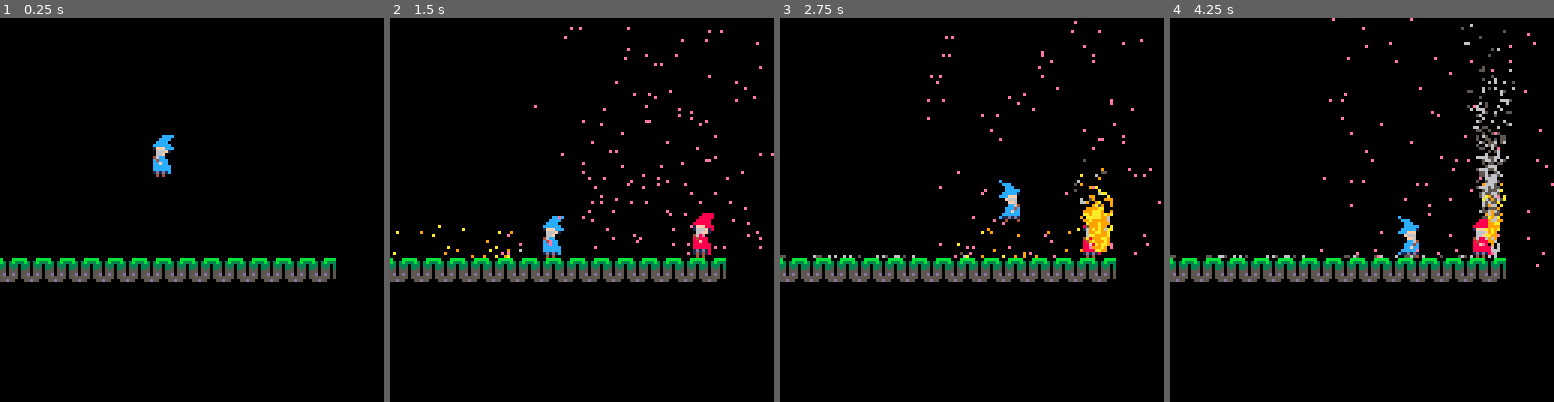
Above: before the commit, frames 1-4 (left to right).
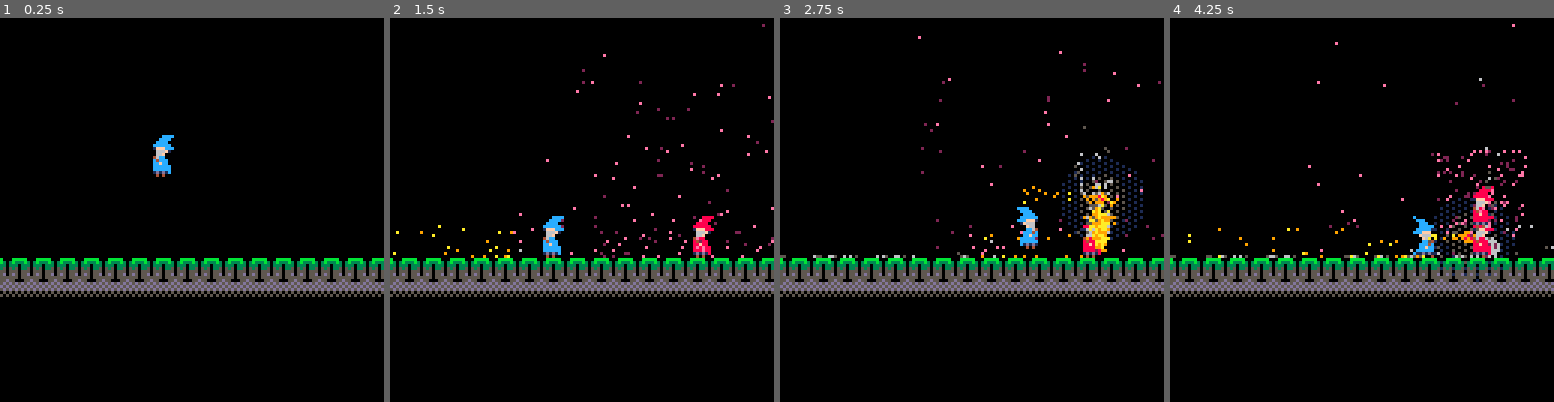
Above: after the commit, the same moments.

Repository: CalebHicks1/pico-8
Game: PICO-8 cartridge wizard.p8
The game is run twice, just before and just after one commit, with the same random seed, the same clock (stepped at 60 frames per second) and the same inputs.
Inputs:
- Up to frame 1 (0.25 s): no input
- Up to frame 2 (1.5 s): tap X (X key) at 0.33, 1.07 s; tap O (Z key) at 0.7 s
- Up to frame 3 (2.75 s): hold Right 1.6-2.1 s; tap O (Z key) at 1.7, 2.1, 2.5 s; tap X (X key) at 1.85 s; hold Up 2.15-2.42 s; hold Right from 2.47 s (still down)
- Up to frame 4 (4.25 s): tap O (Z key) every 0.4 s from 2.9 to 4.1 s; tap X (X key) at 2.97, 4.08 s; release Right at 3.03 s; hold Left 3.08-3.58 s; hold Down 3.63-3.97 s; hold Right from 4.02 s (still down)

The runs differ from the first frame. In frame 1, 3.7% of the frame differs, in the area x 0-100%, y 62-73%; in frame 2, 5.3%; in frame 3, 7.1%; in frame 4, 8.1%, in the area x 0-100%, y 0-73%.

Commit message:
teleport particles

Diff:
--- a/wizard.p8
+++ b/wizard.p8
@@ -77,10 +77,12 @@
 			friction=0.9-rnd(0.9)
 	}
 	elseif kind=="teleport" then
+		col=14
+		if (rnd(2) > 1) col=2
 		k = {
 			dx=-4+rnd(8),
 			dy=-4+rnd(8),
-			col=14, --random orange or yellow
+			col=col, --random orange or yellow
 			ttl=20+rnd(25),
 			grav=0,
 			col2=5+rnd(2),
@@ -108,9 +110,9 @@
 	end --end for
 	-- new wizard
 	if btnp(5) then
-		new_wiz = wizard(100,40,false)
+		new_wiz = wizard(100,50,false)
 		add(wizards,new_wiz)
-		spawn_particles(100,"teleport",100,40)
+		spawn_particles(100,"teleport",104,58)
 	end -- end if
 end
 
@@ -135,7 +137,7 @@
 		wizard_death(p)
 	end
 	if check_status(p, "burning") then
-		spawn_particles(p.burning, "fire", p.x+p.w/2,p.y+p.h-2)
+		spawn_particles(p.burning/2, "fire", p.x+p.w/2,p.y+p.h)
 	end
 	-- countdown to prevent spamming spell
 	if (p.cooldown > 0) p.cooldown-=1
@@ -376,25 +378,25 @@
 00000000000f660000f6660000000000000000000000000000cccc00000000000000000000000000000000000000000000000000000000000000000000000000
 00000000000cc640000ff60000000000000000000000000000ccccc000666000000000000000000000000000000000000000000000000000b000bbbb00000000
 0000000000ccc4c0000cc640000000000000000000000000ccccccc006766600000000000000000000000000000000000000000000000000b303b33300000000
-0000000000ccfcc000ccc4c0000000000000000000000000066676cc676060600000000000000000000000000000000000000000000000003333333300000000
-000000000cccccc000ccfcc000000000000000000000000060606760666060600000000000000000000000000000000000000000000000003555353500000000
+0000000000ccfcc000ccc4c0000000000000000000000000066676cc676262600000000000000000000000000000000000000000000000003333333300000000
+000000000cccccc000ccfcc000000000000000000000000060606760666262600000000000000000000000000000000000000000000000003555353500000000
 000000000cccccc00cccccc000000000000000000000000060606660066666600000000000000000000000000000000000000000000000005555555500000000
 000000000c1d1d10c11d1d1000000000000000000000000066666600055666000000000000000000000000000000000000000000000000005d05d55500000000
 00000000000404000040004000000000000000000000000006665500000606000000000000000000000000000000000000000000000000005055550500000000
 00000000000000000000000000000000000000000000000006060000000000000000000000000000000000000000000000000000000000000000000000000000
-00000000000000000000000000000000000000000000000000000000000000000000000000000000000000000000000000000000bbbbbb00b000bbbbbbb2020b
-000000000000000000000000000000000000000000000000000000000000000000000000000000000000000000000000000000003bb3bbb0b303b333333b2033
-0000000090909990000099900000000000000000000000000000000000000000000000000000000000000000000000000000000033333b3333033303023b0233
-000000000909998900999899000000000000000000000000000000000000000000000000000000000000000000000000000000005335333035053503203b2033
-00000000009998890909898900000000000000000000000000000000000000000000000000000000000000000000000000000000555d530055055505023b0233
-000000009000999000009990000000000000000000000000000000000000000000000000000000000000000000000000000000005d5550005d05d50520332033
-00000000000000000000000000000000000000000000000000000000000000000000000000000000000000000000000000000000550000005555550502333333
-000000000000000000000000000000000000000000000000000000000000000000000000000000000000000000000000000000000000000055d5500020233330
-00000000000000000000000000000000000000000000000000000000000000000000000000000000000000000000000000000000000550000000000000000000
-00000000000000000000000000000000000000000000000000000000000000000000000000000000000000000000000000000000000550000000000000000000
-00000000000000000000000000000000000000000000000000000000000000000000000000000000000000000000000000000000000550000000000000000000
-00000000000000000000000000000000000000000000000000000000000000000000000000000000000000000000000000000000000550000000000000000000
-00000000000000000000000000000000000000000000000000000000000000000000000000000000000000000000000000000000000550000000000000000000
+00000000000000000000000000000000000000000000000000000000000000000000000000000000000000000dd00dd000000000bbbbbb00b000bbbbbbb2020b
+0000000000000000000000000000000000000000000000000000000000000000000000000000000000000000dddddddd000000003bb3bbb0b303b333333b2033
+0000000090909990000099900000000000000000000000000000000000000000000000000000000000000000dd6666dd0000000033333b3333033303023b0233
+0000000009099989009998990000000000000000000000000000000000000000000000000000000000000000d522726d000000005335333035053503203b2033
+0000000000999889090989890000000000000000000000000000000000000000000000000000000000000000d522276d00000000555d530055055505023b0233
+0000000090009990000099900000000000000000000000000000000000000000000000000000000000000000d52222dd000000005d5550005d05d50520332033
+0000000000000000000000000000000000000000000000000000000000000000000000000000000000000000dd522ddd00000000550000005555550502333333
+0000000000000000000000000000000000000000000000000000000000000000000000000000000000000000dddddddd000000000000000055d5500020233330
+00000000000000000000000000000000000000000000000000000000000000000000000005050505555555555d5d5d5d00000000000550000000000000000000
+0000000000000000000000000000000000000000000000000000000000000000000000000050505055555555d5d5d5d500000000000550000000000000000000
+00000000000000000000000000000000000000000000000000000000000000000000000000000000555555555d5d5d5d00000000000550000000000000000000
+00000000000000000000000000000000000000000000000000000000000000000000000000000000050505050505050500000000000550000000000000000000
+00000000000000000000000000000000000000000000000000000000000000000000000000000000505050505050505000000000000550000000000000000000
 00000000000000000000000000000000000000000000000000000000000000000000000000000000000000000000000000000000000550000000000000000000
 00000000000000000000000000000000000000000000000000000000000000000000000000000000000000000000000000000000000550000000000000000000
 00000000000000000000000000000000000000000000000000000000000000000000000000000000000000000000000000000000000550000000000000000000
@@ -409,7 +411,8 @@
 0000000000000000000000000000000000000000000000000000000000000000000000000000000000000000000000000000000000000000000000000000000000000000000000000000000000000000000000000000000000000000000000000000000000000000000000000000000000000000000000000000000000000000
 0000000000000000000000000000000000000000000000000000000000000000000000000000000000000000000000000000000000000000000000000000000000000000000000000000000000000000000000000000000000000000000000000000000000000000000000000000000000000000000000000000000000000000
 0000000000000000000000000000000000000000000000000000000000000000000000000000000000000000000000000000000000000000000000000000000000000000000000000000000000000000000000000000000000000000000000000000000000000000000000000000000000000000000000000000000000000000
-2e2e2e2e2e2e2e2e2e2e2e2e2e2e000000000000000000000000000000000000000000000000000000000000000000000000000000000000000000000000000000000000000000000000000000000000000000000000000000000000000000000000000000000000000000000000000000000000000000000000000000000000
-
-
-
+2e2e2e2e2e2e2e2e2e2e2e2e2e2e2e2e00000000000000000000000000000000000000000000000000000000000000000000000000000000000000000000000000000000000000000000000000000000000000000000000000000000000000000000000000000000000000000000000000000000000000000000000000000000
+3b3b3b3b3b3b3b3b3b3b3b3b3b3b3b3b00000000000000000000000000000000000000000000000000000000000000000000000000000000000000000000000000000000000000000000000000000000000000000000000000000000000000000000000000000000000000000000000000000000000000000000000000000000
+
+
+
